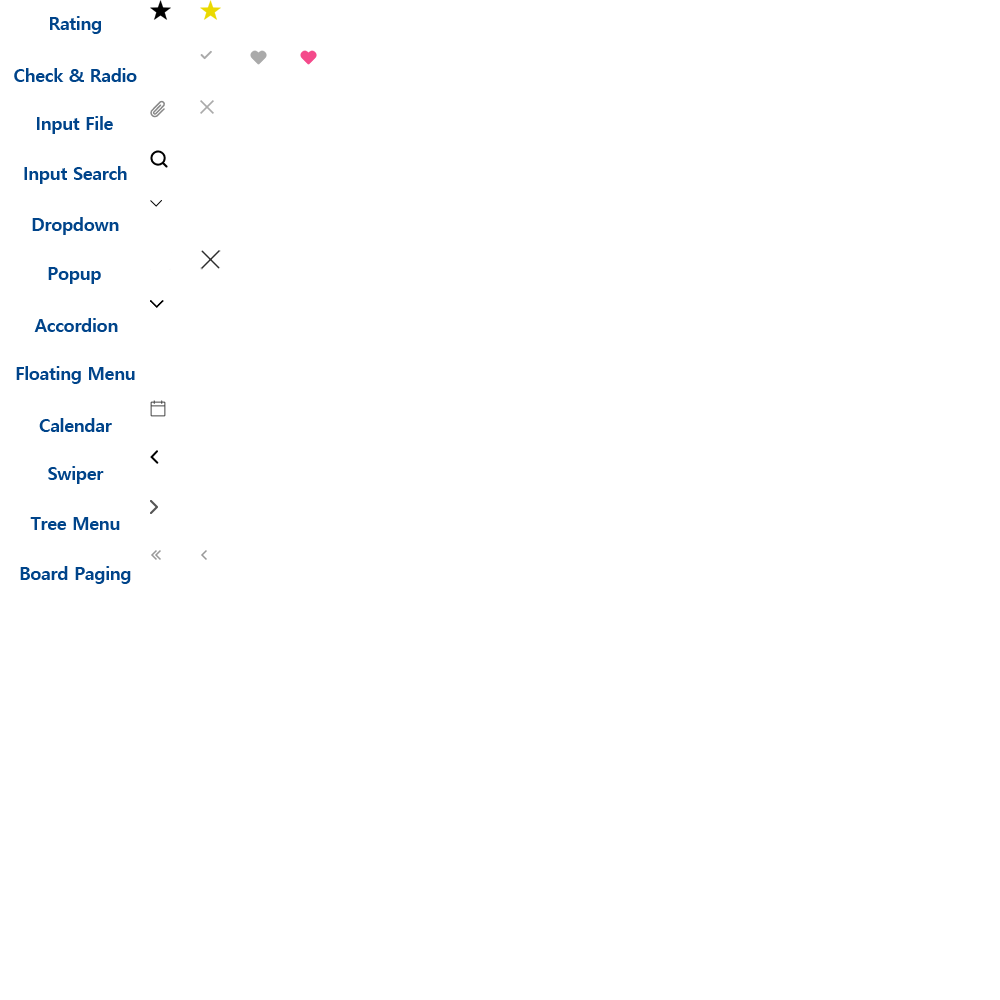
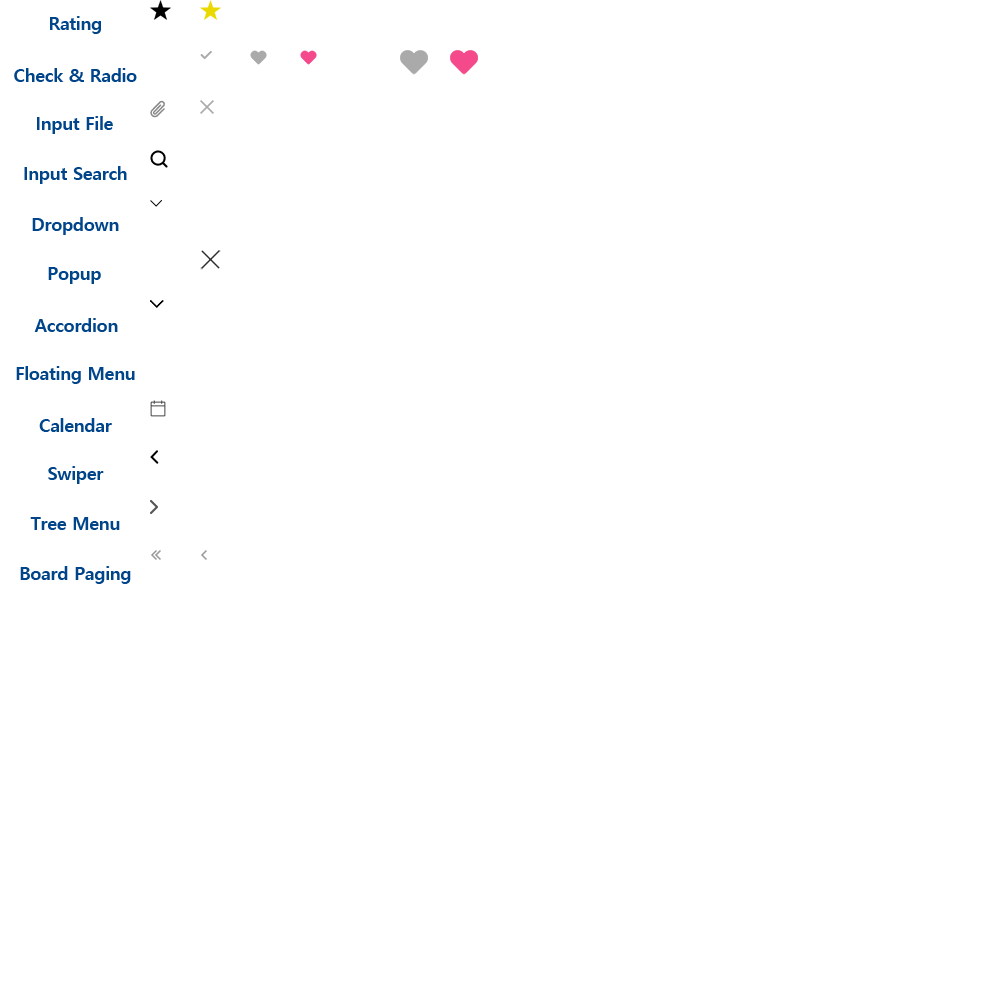
The second 1000×1000 image is a revision of the first. Changes to its layers:
added layer "레이어 29" in group "Accordion" over left=450, top=50, right=478, bottom=75
added layer "레이어 28" in group "Accordion" over left=400, top=50, right=428, bottom=75
